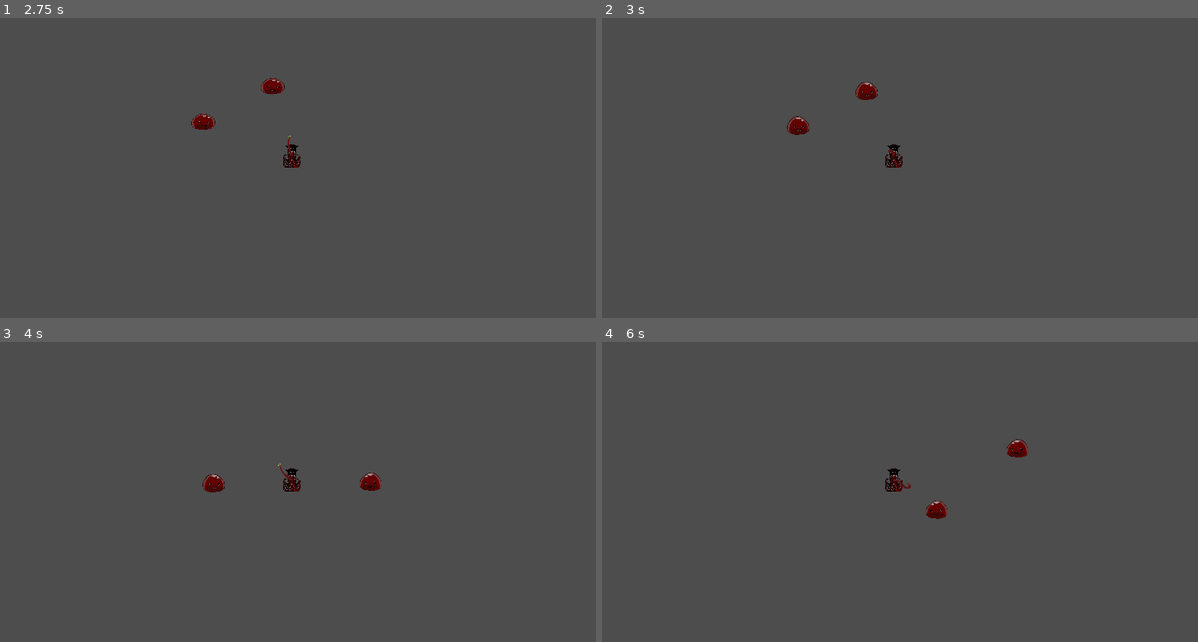
Above: before the commit, frames 1-4 (two rows, left to right).
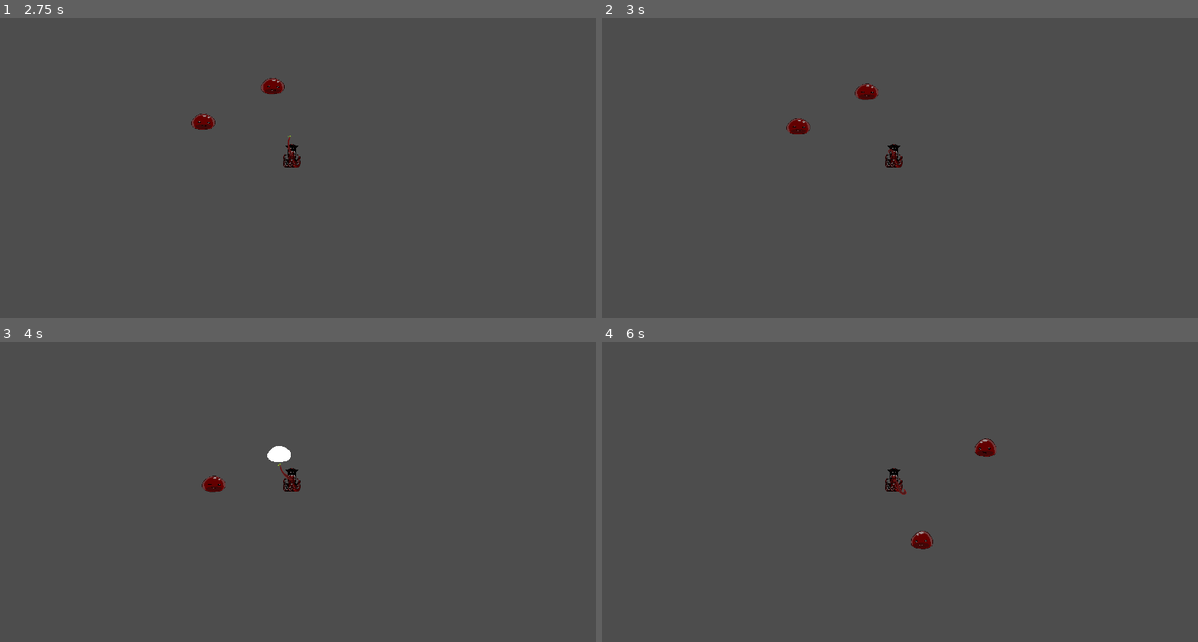
Above: after the commit, the same moments.

Repository: Falmenca/Garlic-Bread
Game: Godot game, scene res://Pages/Menus/Main_Menu.tscn
Same seed, same stepped clock (60 frames per second), same inputs: the game is played once before the commit and once after it.
Inputs (mouse positions are in pixels of both pictures, inside the frame that each line leads up to):
- Up to frame 1 (2.75 s): tap Enter (ui_accept) at 0.5, 0.77, 1.52, 2 s; move the mouse to (423, 138) at 0.52 s; hold D (right) 0.53-1.28 s; click (423, 138) at 0.67 s; move the mouse to (172, 174) at 1.27 s; hold S (down) 1.28-2.03 s; move the mouse to (351, 81) at 2.02 s; hold D (right) from 2.03 s (still down)
- Up to frame 2 (3 s): move the mouse to (864, 225) at 2.77 s; release D (right) at 2.78 s; hold Up (ui_up) from 2.78 s (still down); click (864, 225) at 2.92 s
- Up to frame 3 (4 s): tap Enter (ui_accept) at 3.02, 3.77 s; move the mouse to (476, 531) at 3.52 s; release Up (ui_up) at 3.53 s; hold A (left) from 3.53 s (still down)
- Up to frame 4 (6 s): move the mouse to (709, 429) at 4.27 s; tap Enter (ui_accept) at 4.52 s; move the mouse to (923, 480) at 5.02 s; release A (left) at 5.03 s; hold S (down) 5.03-5.78 s; click (923, 480) at 5.17 s; move the mouse to (804, 396) at 5.77 s; hold D (right) from 5.78 s (still down)

Frame 1 is identical in both runs. In frame 2, 0.1% of the frame differs, in the area x 30-47%, y 21-39%; in frame 3, 0.4%; in frame 4, 0.8%, in the area x 49-72%, y 32-70%.

Commit message:
slime death

Diff:
--- a/garlic/Scripts/enemy/slime.gd
+++ b/garlic/Scripts/enemy/slime.gd
@@ -36,7 +36,7 @@
 	move_and_slide()
 
 func _death():
-	queue_free()
+	anim.play("death")
 	#dies
 
 func _chase(): # behavior to unstick enemies' balls from each other
--- a/garlic/Scripts/enemy/slime.tscn
+++ b/garlic/Scripts/enemy/slime.tscn
@@ -3,6 +3,7 @@
 [ext_resource type="Script" uid="uid://dckmwh6odqtd6" path="res://Scripts/enemy/slime.gd" id="1_s5nnf"]
 [ext_resource type="Shader" uid="uid://btqdlnrsu0iku" path="res://Shader/hitflash.tres" id="1_s67yt"]
 [ext_resource type="Texture2D" uid="uid://csjyfioy2hfc8" path="res://Assets/Enemy/slimepng.png" id="2_aux67"]
+[ext_resource type="Texture2D" uid="uid://cfe4aj56iucqs" path="res://Assets/Enemy/goreslime spritesheet.png" id="3_7j2ha"]
 [ext_resource type="PackedScene" uid="uid://chogew3hbqn0l" path="res://Scripts/hitbox.tscn" id="3_aux67"]
 [ext_resource type="Texture2D" uid="uid://bh5hk7opd7nr0" path="res://Assets/Enemy/goreslime.png" id="3_sxwx3"]
 [ext_resource type="Script" uid="uid://6br7gglc03eq" path="res://Scripts/hurtbox.gd" id="4_5xwky"]
@@ -15,6 +16,42 @@
 shader_parameter/Enabled = false
 shader_parameter/tint = Color(1, 1, 1, 1)
 
+[sub_resource type="AtlasTexture" id="AtlasTexture_b3x35"]
+atlas = ExtResource("3_7j2ha")
+region = Rect2(0, 0, 744, 744)
+
+[sub_resource type="AtlasTexture" id="AtlasTexture_s424m"]
+atlas = ExtResource("3_7j2ha")
+region = Rect2(744, 0, 744, 744)
+
+[sub_resource type="AtlasTexture" id="AtlasTexture_4tlnk"]
+atlas = ExtResource("3_7j2ha")
+region = Rect2(1488, 0, 744, 744)
+
+[sub_resource type="AtlasTexture" id="AtlasTexture_0dlgk"]
+atlas = ExtResource("3_7j2ha")
+region = Rect2(0, 744, 744, 744)
+
+[sub_resource type="AtlasTexture" id="AtlasTexture_fmc45"]
+atlas = ExtResource("3_7j2ha")
+region = Rect2(744, 744, 744, 744)
+
+[sub_resource type="AtlasTexture" id="AtlasTexture_umnux"]
+atlas = ExtResource("3_7j2ha")
+region = Rect2(1488, 744, 744, 744)
+
+[sub_resource type="AtlasTexture" id="AtlasTexture_wtoth"]
+atlas = ExtResource("3_7j2ha")
+region = Rect2(0, 1488, 744, 744)
+
+[sub_resource type="AtlasTexture" id="AtlasTexture_nf1lg"]
+atlas = ExtResource("3_7j2ha")
+region = Rect2(744, 1488, 744, 744)
+
+[sub_resource type="AtlasTexture" id="AtlasTexture_xyo1s"]
+atlas = ExtResource("3_7j2ha")
+region = Rect2(1488, 1488, 744, 744)
+
 [sub_resource type="AtlasTexture" id="AtlasTexture_s67yt"]
 atlas = ExtResource("3_sxwx3")
 region = Rect2(0, 0, 744, 744)
@@ -25,6 +62,38 @@
 
 [sub_resource type="SpriteFrames" id="SpriteFrames_sxwx3"]
 animations = [{
+"frames": [{
+"duration": 1.0,
+"texture": SubResource("AtlasTexture_b3x35")
+}, {
+"duration": 1.0,
+"texture": SubResource("AtlasTexture_s424m")
+}, {
+"duration": 1.0,
+"texture": SubResource("AtlasTexture_4tlnk")
+}, {
+"duration": 1.0,
+"texture": SubResource("AtlasTexture_0dlgk")
+}, {
+"duration": 1.0,
+"texture": SubResource("AtlasTexture_fmc45")
+}, {
+"duration": 1.0,
+"texture": SubResource("AtlasTexture_umnux")
+}, {
+"duration": 1.0,
+"texture": SubResource("AtlasTexture_wtoth")
+}, {
+"duration": 1.0,
+"texture": SubResource("AtlasTexture_nf1lg")
+}, {
+"duration": 1.0,
+"texture": SubResource("AtlasTexture_xyo1s")
+}],
+"loop": false,
+"name": &"death",
+"speed": 12.0
+}, {
 "frames": [{
 "duration": 1.0,
 "texture": ExtResource("2_aux67")
@@ -56,6 +125,30 @@
 "update": 1,
 "values": [true]
 }
+tracks/1/type = "value"
+tracks/1/imported = false
+tracks/1/enabled = true
+tracks/1/path = NodePath("RotationOffset/AnimatedSprite2D:animation")
+tracks/1/interp = 1
+tracks/1/loop_wrap = true
+tracks/1/keys = {
+"times": PackedFloat32Array(0),
+"transitions": PackedFloat32Array(1),
+"update": 1,
+"values": [&"death"]
+}
+tracks/2/type = "value"
+tracks/2/imported = false
+tracks/2/enabled = true
+tracks/2/path = NodePath("RotationOffset/AnimatedSprite2D:frame")
+tracks/2/interp = 1
+tracks/2/loop_wrap = true
+tracks/2/keys = {
+"times": PackedFloat32Array(0),
+"transitions": PackedFloat32Array(1),
+"update": 1,
+"values": [0]
+}
 
 [sub_resource type="Animation" id="Animation_sxwx3"]
 resource_name = "attack"
@@ -73,10 +166,54 @@
 "values": [false, false, true]
 }
 
+[sub_resource type="Animation" id="Animation_lfe32"]
+resource_name = "death"
+length = 0.75000834
+step = 0.083333336
+tracks/0/type = "value"
+tracks/0/imported = false
+tracks/0/enabled = true
+tracks/0/path = NodePath("RotationOffset/AnimatedSprite2D:animation")
+tracks/0/interp = 1
+tracks/0/loop_wrap = true
+tracks/0/keys = {
+"times": PackedFloat32Array(0),
+"transitions": PackedFloat32Array(1),
+"update": 1,
+"values": [&"death"]
+}
+tracks/1/type = "value"
+tracks/1/imported = false
+tracks/1/enabled = true
+tracks/1/path = NodePath("RotationOffset/AnimatedSprite2D:frame")
+tracks/1/interp = 1
+tracks/1/loop_wrap = true
+tracks/1/keys = {
+"times": PackedFloat32Array(0, 0.083333336, 0.16666667, 0.25, 0.33333334, 0.4166667, 0.5, 0.5833334, 0.6666667),
+"transitions": PackedFloat32Array(1, 1, 1, 1, 1, 1, 1, 1, 1),
+"update": 1,
+"values": [0, 1, 2, 3, 4, 5, 6, 7, 8]
+}
+tracks/2/type = "method"
+tracks/2/imported = false
+tracks/2/enabled = true
+tracks/2/path = NodePath(".")
+tracks/2/interp = 1
+tracks/2/loop_wrap = true
+tracks/2/keys = {
+"times": PackedFloat32Array(0.75),
+"transitions": PackedFloat32Array(1),
+"values": [{
+"args": [],
+"method": &"queue_free"
+}]
+}
+
 [sub_resource type="AnimationLibrary" id="AnimationLibrary_s67yt"]
 _data = {
 &"RESET": SubResource("Animation_5xwky"),
-&"attack": SubResource("Animation_sxwx3")
+&"attack": SubResource("Animation_sxwx3"),
+&"death": SubResource("Animation_lfe32")
 }
 
 [sub_resource type="Animation" id="Animation_s67yt"]
@@ -136,8 +273,8 @@
 position = Vector2(-27, -81)
 scale = Vector2(0.67, 0.67)
 sprite_frames = SubResource("SpriteFrames_sxwx3")
+animation = &"death"
 autoplay = "default"
-frame_progress = 0.2781079
 
 [node name="Hitbox" parent="RotationOffset" unique_id=1750913249 instance=ExtResource("3_aux67")]
 visible = false
